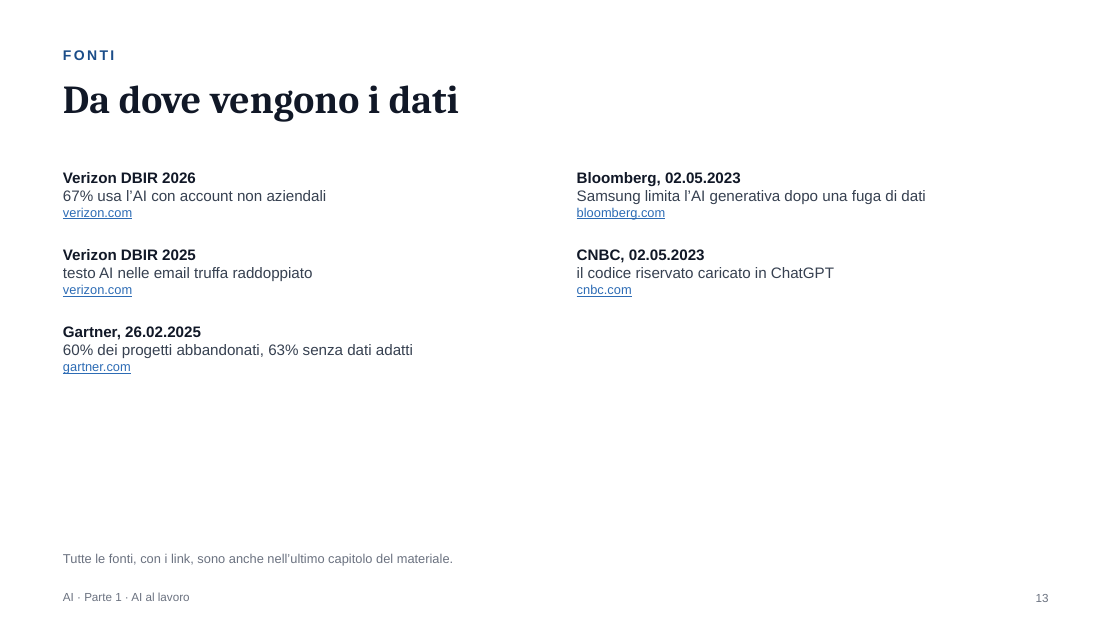
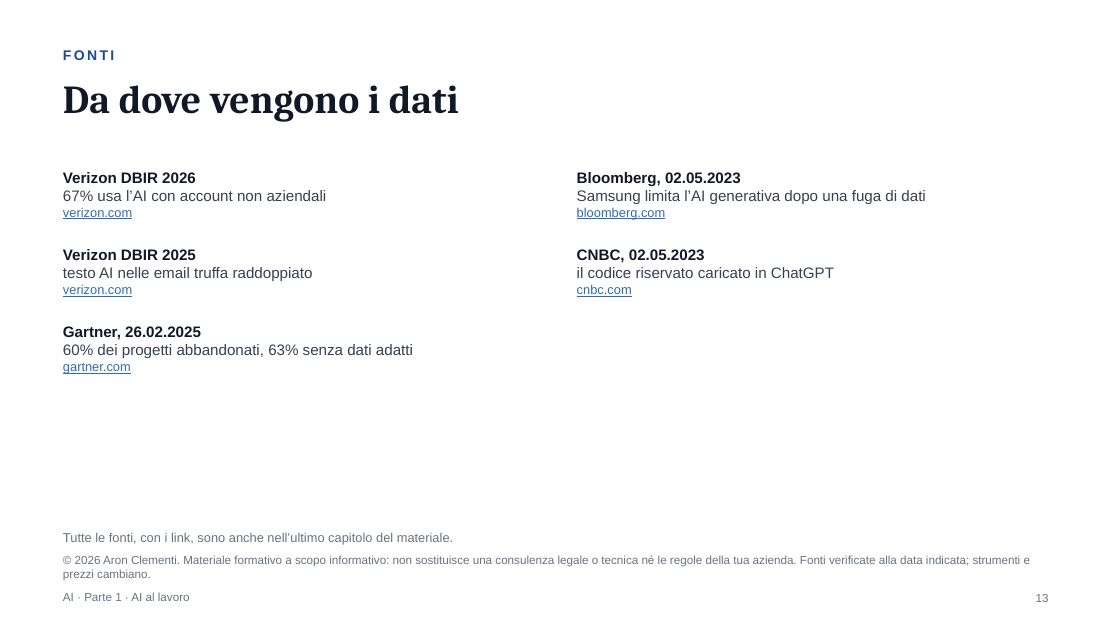
Before and after one commit to Mr-Hodler/IT-Security-AI-CrossCompany, a slide deck: slide 13 of AI Parte 1, Presentazione.pptx. Drawn at 1120x630 pixels with LibreOffice and Linux fonts; fonts in the diff are those of the drawing. Boxes give left, top, right and bottom in pixels: in the first picture for what was removed or moved away, otherwise in the second. Text is boxed around its words. In the diff, an @@ line names an element or a change of style, - is before the commit and + after.

```diff
--- a/AI Parte 1, Presentazione.pptx
+++ b/AI Parte 1, Presentazione.pptx
@@ text "Tutte le fonti, con i ..." moved from (x1=63, y1=553, x2=453, y2=565) to (x1=63, y1=532, x2=453, y2=544) @@
@@ text added at (x1=63, y1=555, x2=1030, y2=580), 10 pt, text #6B7280 @@
+© 2026 Aron Clementi. Materiale formativo a scopo informativo: non sostituisce una consulenza legale o tecnica né le regole della tua azienda. Fonti verificate alla data indicata; strumenti e prezzi cambiano.
```
Also in this commit, not shown: 1 other slide changed, 6 other files.
